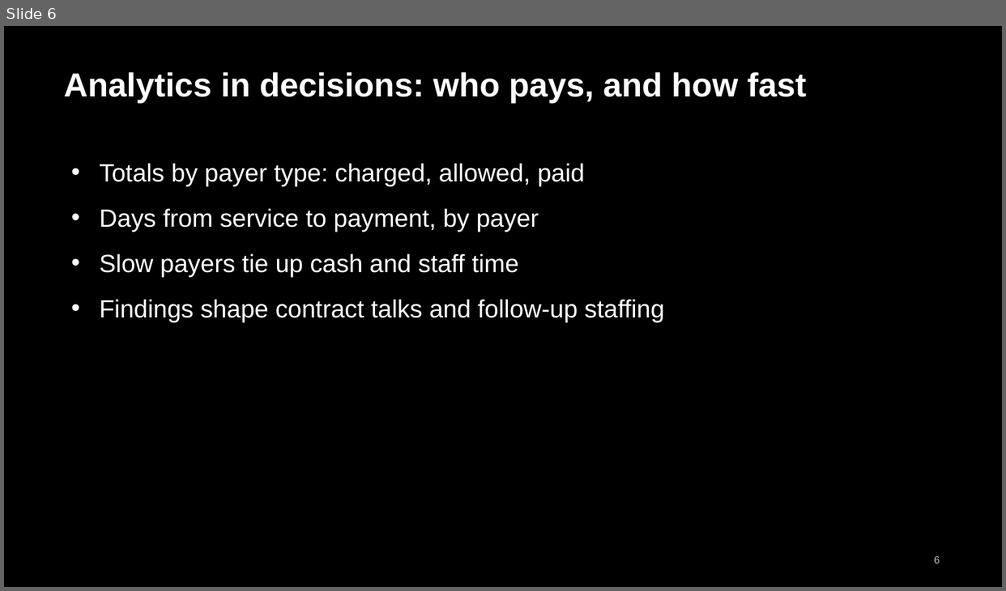
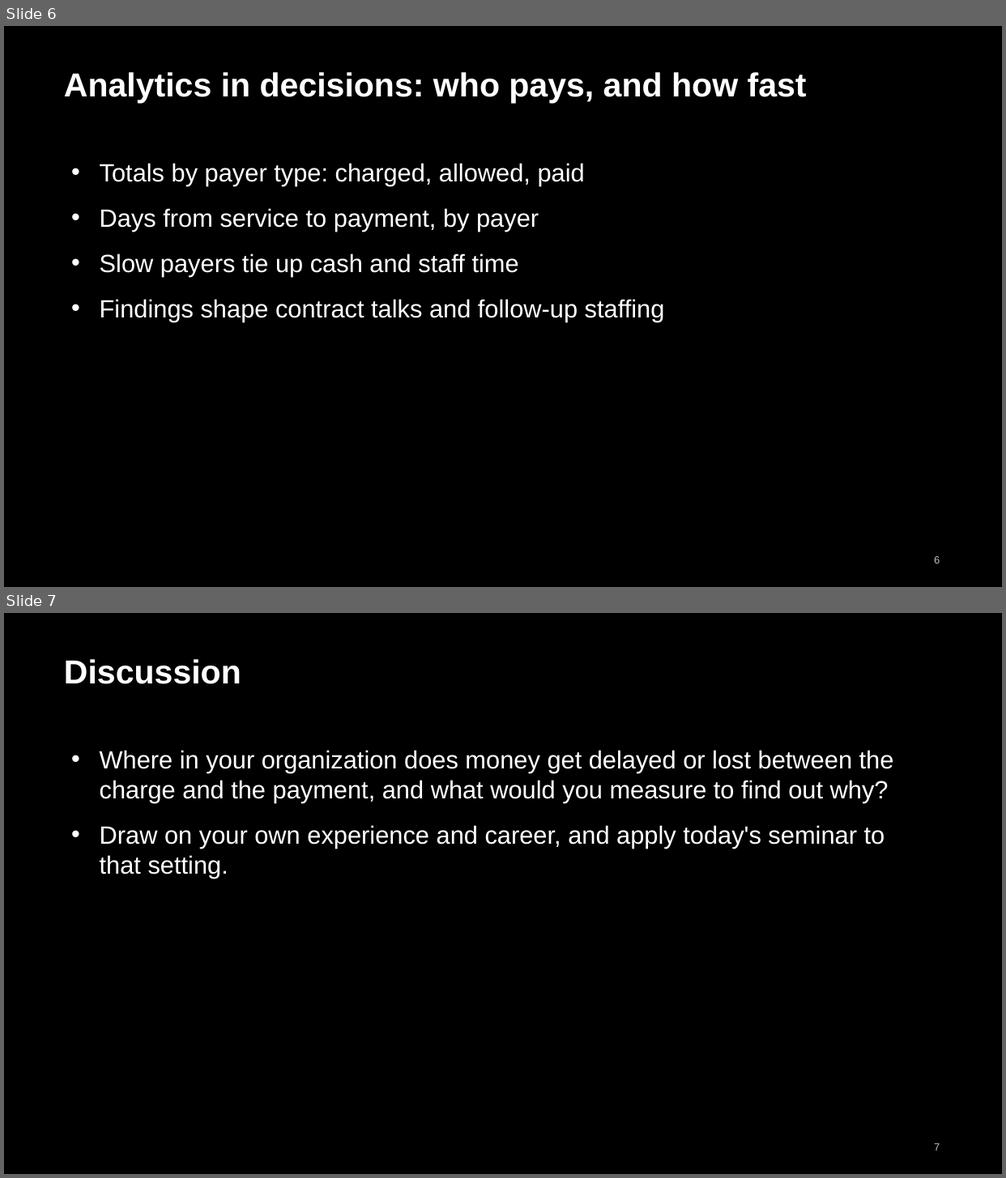
Before and after one commit to andrewcistola/Advanced-Data-Analytics-for-Health-Professionals, a slide deck: domain-seminars/week02_revenue_cycle_basics.pptx. Shown one above the other, each under a label of ours: slide 6 before the commit, slides 6 and 7 after it. The pictures are 1006x591 and 1006x1178 pixels, drawn with LibreOffice and Linux fonts; fonts in the diff are those of the drawing. Boxes give left, top, right and bottom in pixels: in the first picture for what was removed or moved away, otherwise in the second. Text is boxed around its words. In the diff, an @@ line names an element or a change of style, - is before the commit and + after.

```diff
--- a/domain-seminars/week02_revenue_cycle_basics.pptx
+++ b/domain-seminars/week02_revenue_cycle_basics.pptx
@@ slide 7 added at box(4, 613, 1002, 1174), background #000000 @@
@@ title added at box(64, 659, 241, 684), 32 pt, text #FFFFFF, bold @@
+Discussion
@@ text added at box(100, 750, 894, 878), 24 pt, text #FFFFFF @@
+• Where in your organization does money get delayed or lost between the charge and the payment, and what would you measure to find out why?
+• Draw on your own experience and career, and apply today's seminar to that setting.
@@ page number added at box(934, 1144, 940, 1151), 10 pt, text #BFBFBF @@
+7
```
Also in this commit, not shown: 27 other files.
